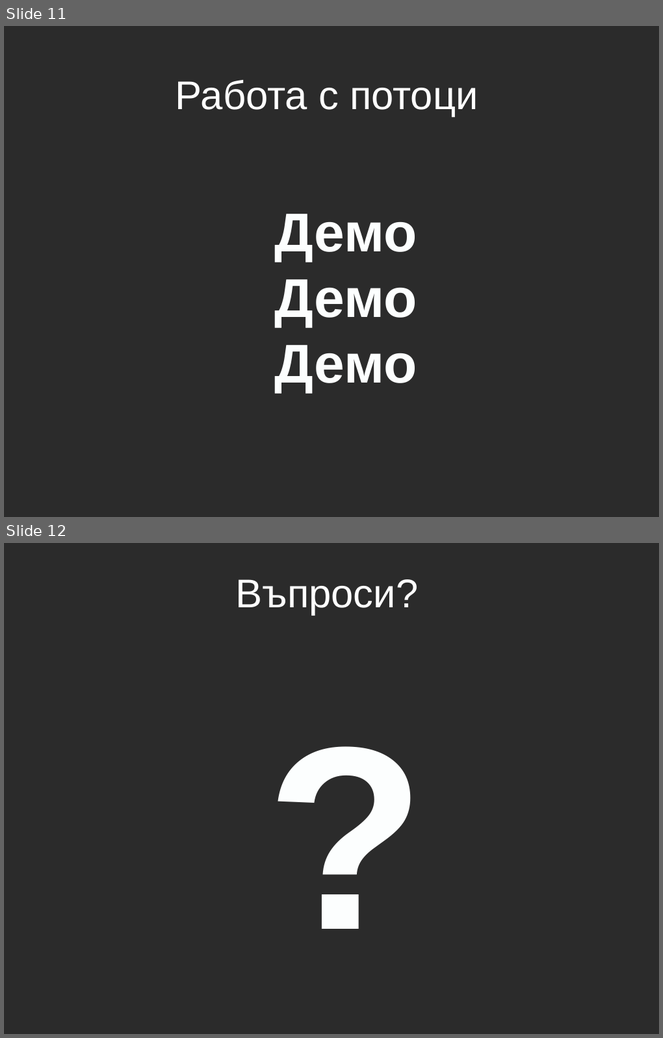
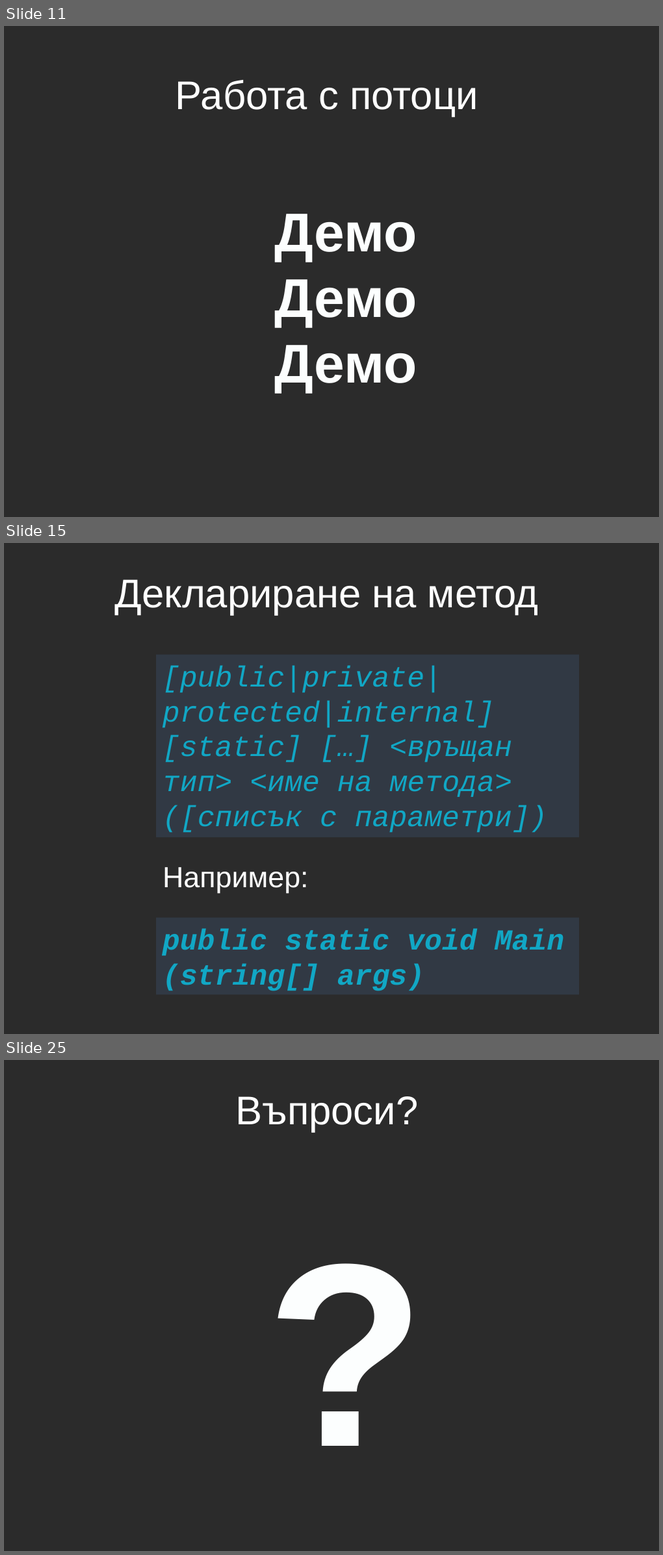
Before and after one commit to aslv/1300ruc, a slide deck: Lecture5/Lecture5.pptx. Shown one above the other, each under a label of ours: slides 11 and 12 before the commit, slides 11, 15 and 25 after it; the slides between them are not shown. The pictures are 663x1038 and 663x1555 pixels, drawn with LibreOffice and Linux fonts; fonts in the diff are those of the drawing; background and template pictures are left out; a plain dark background stands for a picture behind light text. Boxes give left, top, right and bottom in pixels: in the first picture for what was removed or moved away, otherwise in the second. Text is boxed around its words. In the diff, an @@ line names an element or a change of style, - is before the commit and + after.

```diff
--- a/Lecture5/Lecture5.pptx
+++ b/Lecture5/Lecture5.pptx
@@ slide 15 added at <box>4,543,659,1034</box>, background picture (left out) @@
@@ title added at <box>115,579,539,615</box>, 44 pt, text #FFFFFF @@
+Деклариране на метод
@@ rectangle added at <box>156,654,579,837</box>, fill #558ED5 at 15% opacity, 32 pt, text #11A7C5, italic @@
+[public|private|protected|internal] [static] […] <връщан тип> <име на метода> ([списък с параметри])
@@ text added at <box>163,867,308,893</box>, 32 pt, text #FFFFFF @@
+Например:
@@ rectangle added at <box>156,918,579,995</box>, fill #558ED5 at 15% opacity, 32 pt, text #11A7C5, bold, italic @@
+public static void Main (string[] args)
@@ what was slide 12 is now slide 25 @@
```
Also in this commit, not shown: 12 other slides added.
